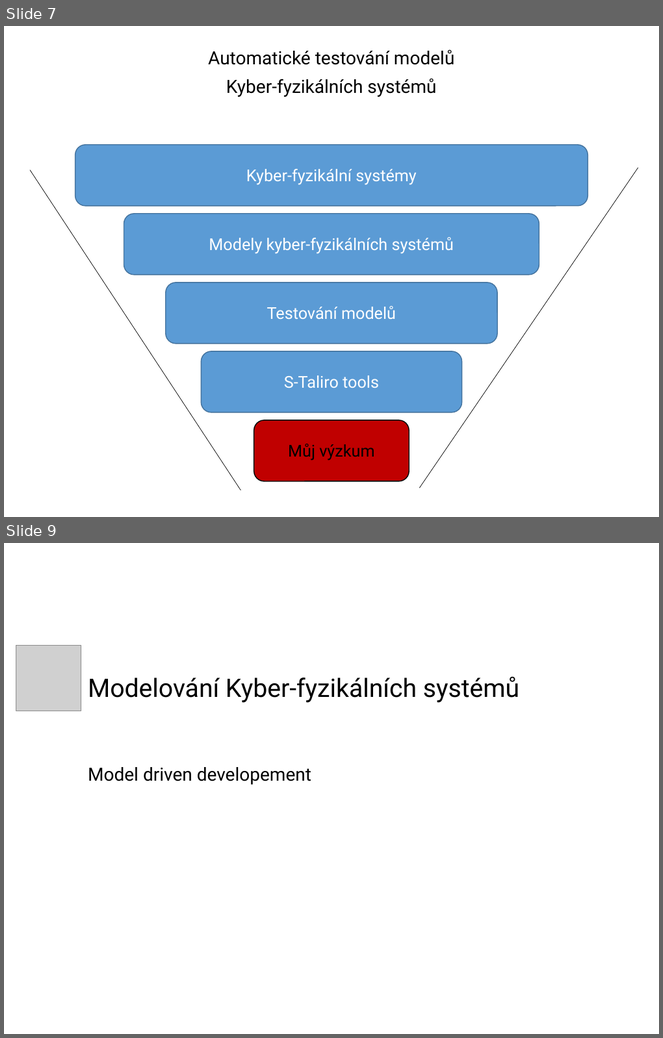
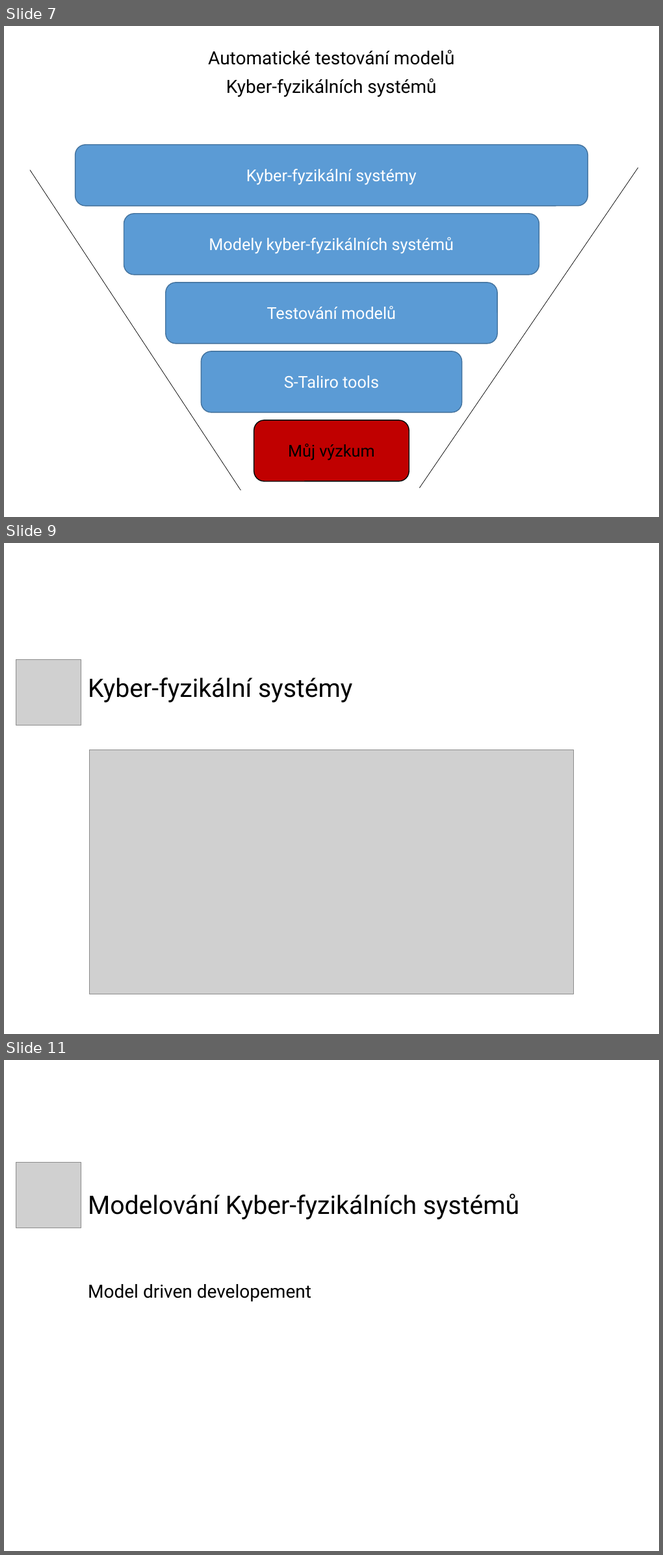
Before and after one commit to apelttom/20-semester_PhD_thesis, a slide deck: thesis/state_of_the_art_presentation/2018.01.17_SotA_presCZ.pptx. Shown one above the other, each under a label of ours: slides 7 and 9 before the commit, slides 7, 9 and 11 after it; the slides between them are not shown. The pictures are 663x1038 and 663x1555 pixels, drawn with LibreOffice and Linux fonts; fonts in the diff are those of the drawing; grey boxes stand for pictures; background and template pictures are left out. Boxes give left, top, right and bottom in pixels: in the first picture for what was removed or moved away, otherwise in the second. Text is boxed around its words. In the diff, an @@ line names an element or a change of style, - is before the commit and + after.

```diff
--- a/thesis/state_of_the_art_presentation/2018.01.17_SotA_presCZ.pptx
+++ b/thesis/state_of_the_art_presentation/2018.01.17_SotA_presCZ.pptx
@@ slide 9 added at (4,543,659,1034), background #FFFFFF @@
@@ picture added at (16,659,81,725) @@
@@ title added at (88,678,352,703), 28 pt, text #000000 @@
+Kyber-fyzikální systémy
@@ picture added at (89,750,573,995) @@
@@ what was slide 9 is now slide 11 @@
```
Also in this commit, not shown: 1 slide changed, 1 other slide added, 2 other files.
